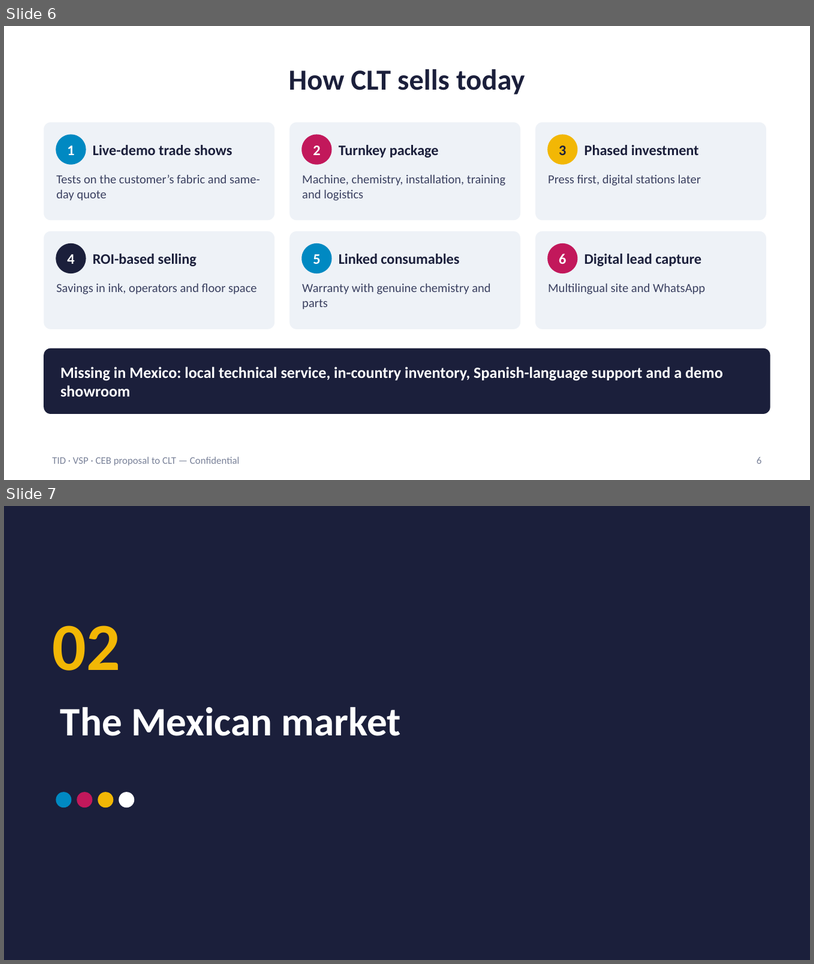
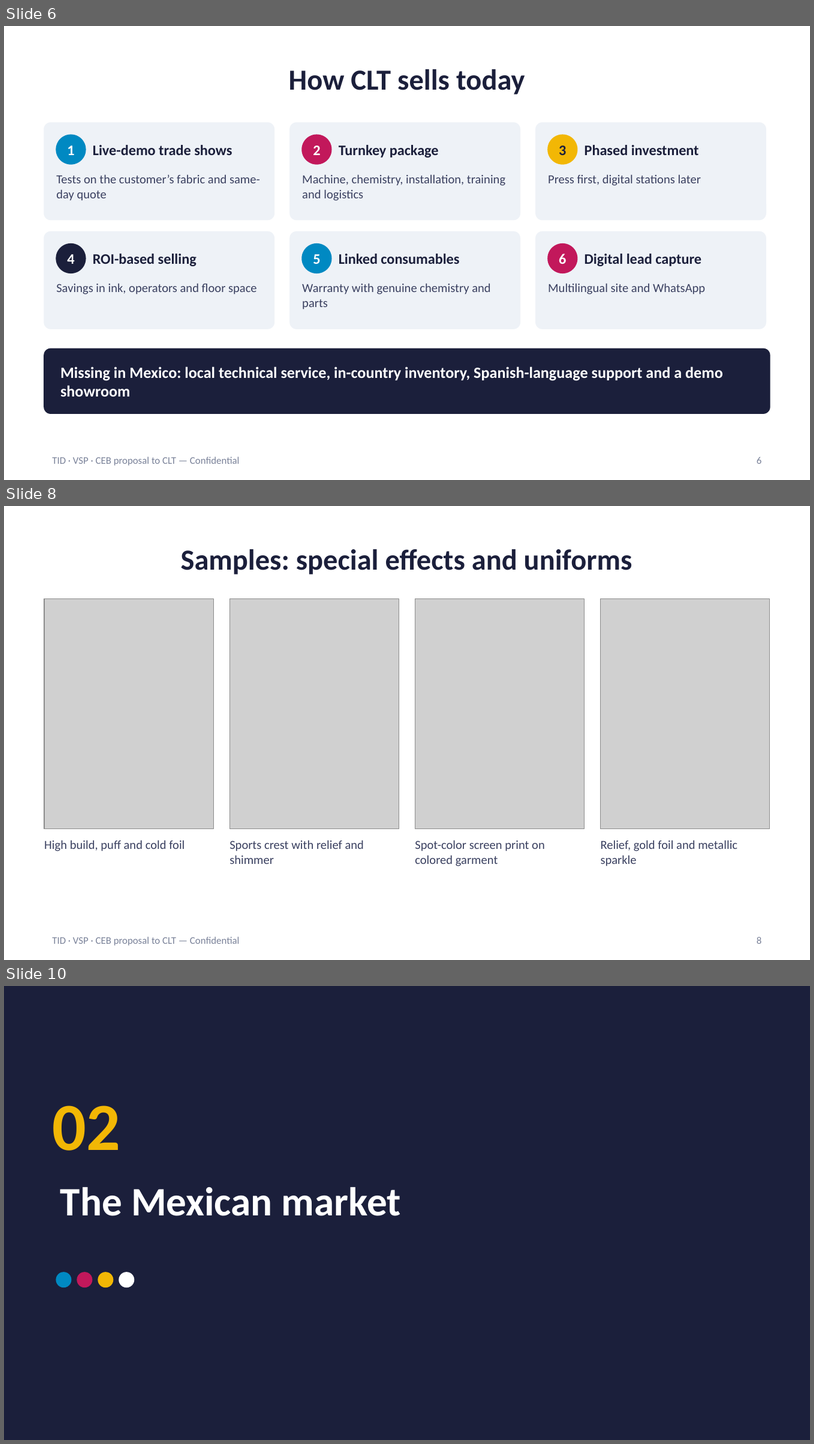
Before and after one commit to carlosmoreno793508/Cosas-Carlos, a slide deck: propuesta-clt/CLT_Proposal_Presentation_EN.pptx. Shown one above the other, each under a label of ours: slides 6 and 7 before the commit, slides 6, 8 and 10 after it; the slides between them are not shown. The pictures are 814x964 and 814x1444 pixels, drawn with LibreOffice and Linux fonts; fonts in the diff are those of the drawing; grey boxes stand for pictures. Boxes give left, top, right and bottom in pixels: in the first picture for what was removed or moved away, otherwise in the second. Text is boxed around its words. In the diff, an @@ line names an element or a change of style, - is before the commit and + after.

```diff
--- a/propuesta-clt/CLT_Proposal_Presentation_EN.pptx
+++ b/propuesta-clt/CLT_Proposal_Presentation_EN.pptx
@@ slide 8 added at [4, 506, 810, 960], background #FFFFFF; not listed: 1 template element that a slide beside it also shows @@
@@ title added at [181, 549, 633, 574], 26 pt, text #1B1F3B, bold @@
+Samples: special effects and uniforms
@@ picture added at [44, 599, 213, 829] @@
@@ picture added at [230, 599, 399, 829] @@
@@ picture added at [415, 599, 585, 829] @@
@@ picture added at [601, 599, 770, 829] @@
@@ text added at [44, 840, 185, 851], 11 pt, text #3A4060 @@
+High build, puff and cold foil
@@ text added at [230, 840, 364, 864], 11 pt, text #3A4060 @@
+Sports crest with relief and shimmer
@@ text added at [415, 840, 545, 866], 11 pt, text #3A4060 @@
+Spot-color screen print on colored garment
@@ text added at [601, 840, 738, 866], 11 pt, text #3A4060 @@
+Relief, gold foil and metallic sparkle
@@ page number added at [757, 936, 762, 943], 9 pt, text #7A8299 @@
+8
@@ what was slide 7 is now slide 10 @@
```
Also in this commit, not shown: 1 slide changed, 2 other slides added, 28 other files.
